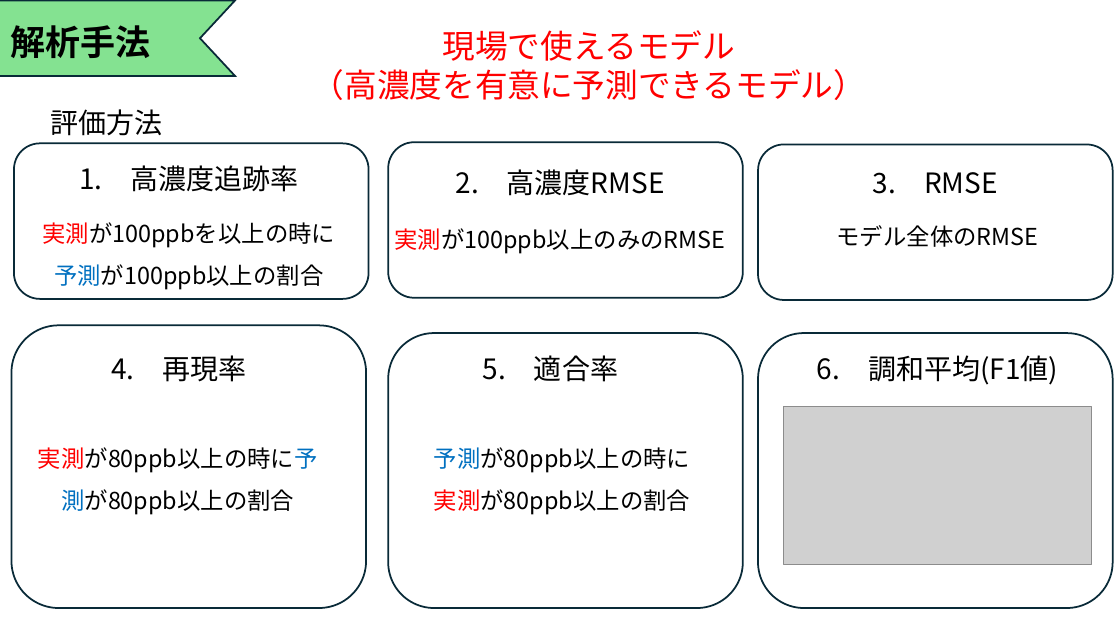
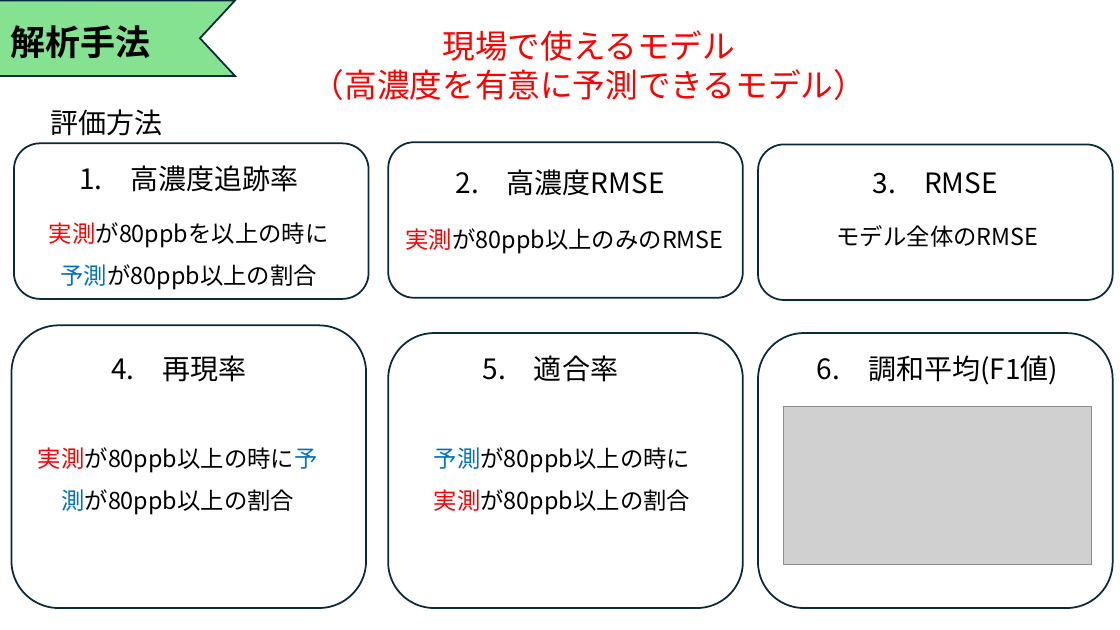
Before and after one commit to Tatsuki0623/lab, a slide deck: slide 6 of out_data/最終発表.pptx. Drawn at 1120x630 pixels with LibreOffice and Linux fonts; fonts in the diff are those of the drawing; grey boxes stand for pictures. Boxes give left, top, right and bottom in pixels: in the first picture for what was removed or moved away, otherwise in the second. Text is boxed around its words. In the diff, an @@ line names an element or a change of style, - is before the commit and + after.

```diff
--- a/out_data/最終発表.pptx
+++ b/out_data/最終発表.pptx
@@ text at box(49, 222, 329, 290): text changed @@
-実測が100ppbを以上の時に
-予測が100ppb以上の割合
+実測が80ppbを以上の時に
+予測が80ppb以上の割合
@@ text at box(406, 228, 724, 254): text changed @@
-実測が100ppb以上のみのRMSE
+実測が80ppb以上のみのRMSE
```
Also in this commit, not shown: 6 other slides changed, 2 slides added.
